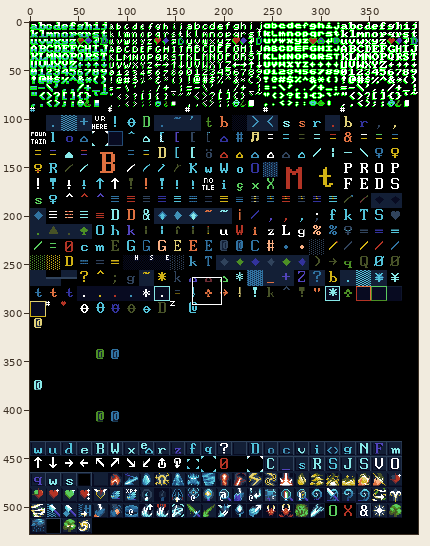
File history of a pixel-art file, src/master.aseprite. The first picture is a wide view before the edit; the outline marks the close-up.
Close-up. Before the commit:
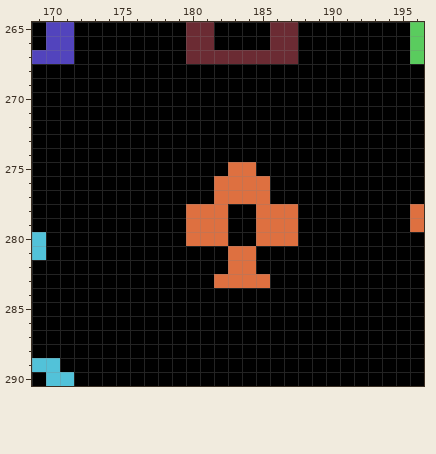
400x528 pixels, 1 frame. Shown: x 169..196, y 265..290.
Once edited:
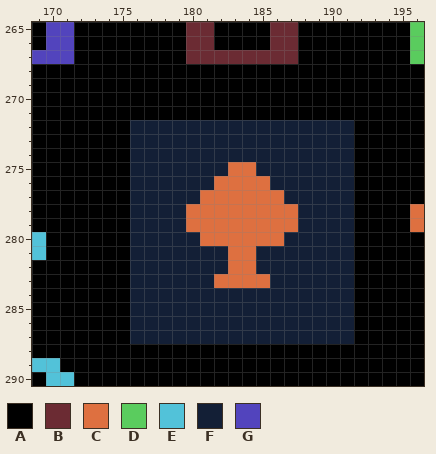
Palette (. is transparent): A #000000  B #6b2b33  C #de7040  D #5acc5e  E #52c2d9  F #131f36  G #5244bd
The exact change:
Layer "MASTER/dungeon16":
y 272..274: x 176..191 AAAAAAAAAAAAAAAA -> FFFFFFFFFFFFFFFF
y 275: x 176..182 AAAAAAA -> FFFFFFF; x 185..191 AAAAAAA -> FFFFFFF
y 276: x 176..181 AAAAAA -> FFFFFF; x 186..191 AAAAAA -> FFFFFF
y 277: x 176..181 AAAAAA -> FFFFFC; x 186..191 AAAAAA -> CFFFFF
y 278..279: x 176..179 AAAA -> FFFF; x 183..184 AA -> CC; x 188..191 AAAA -> FFFF
y 280: x 176..180 AAAAC -> FFFFF; x 183..184 AA -> CC; x 187..191 CAAAA -> FFFFF
y 281..282: x 176..182 AAAAAAA -> FFFFFFF; x 185..191 AAAAAAA -> FFFFFFF
y 283: x 176..181 AAAAAA -> FFFFFF; x 186..191 AAAAAA -> FFFFFF
y 284..287: x 176..191 AAAAAAAAAAAAAAAA -> FFFFFFFFFFFFFFFF
Where, in picture pixels (left, top, right, bottom), the same in both close-ups:
changed: (130, 120, 354, 344)
